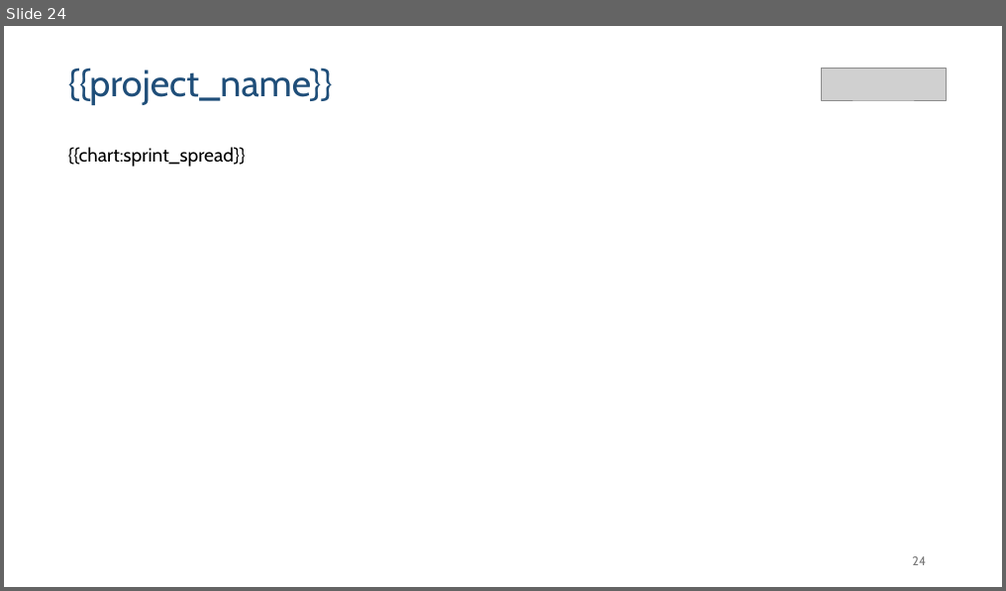
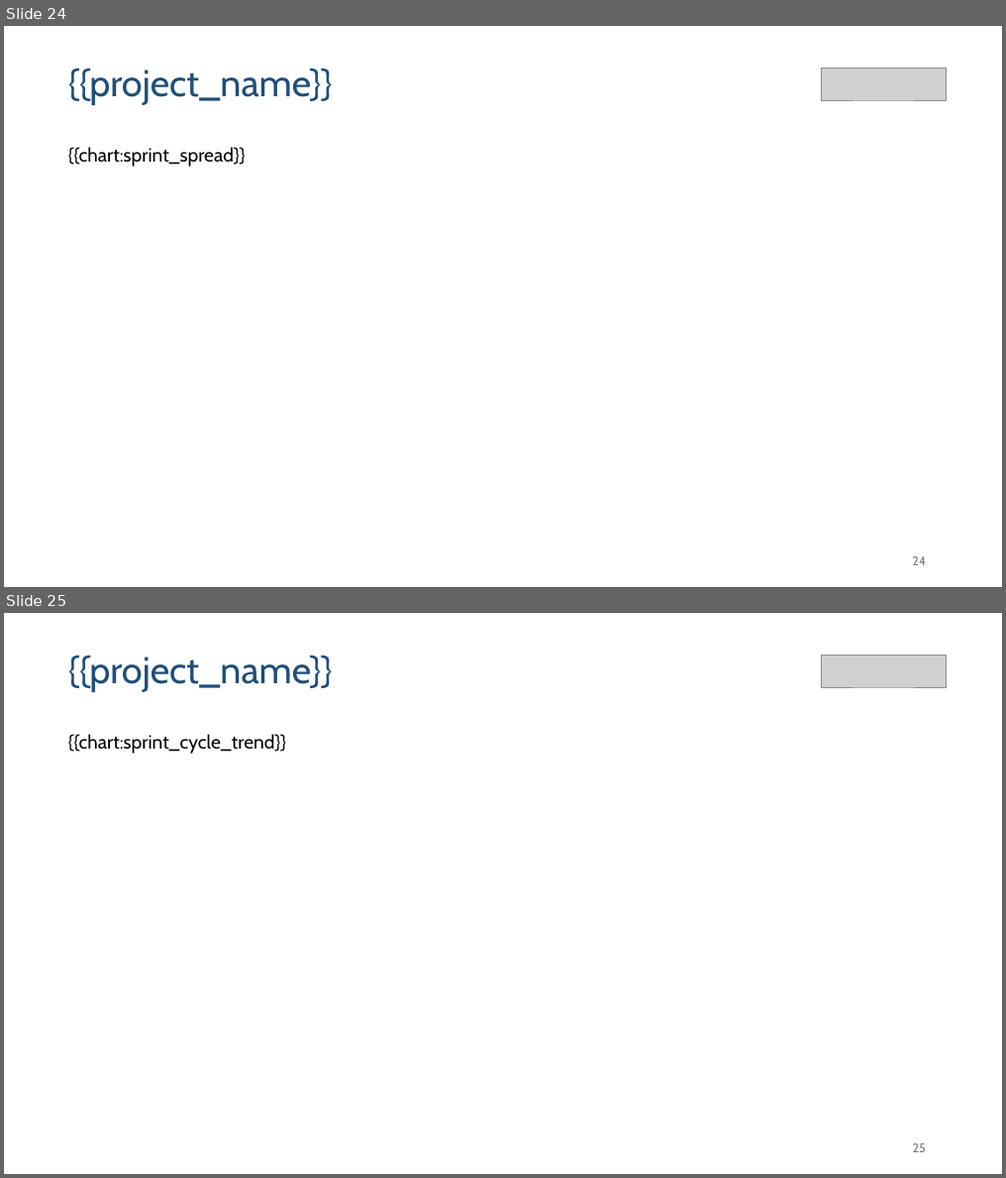
Before and after one commit to gbrieux/coach-jira, a slide deck: skills/jira-report/scaffold/template.pptx. Shown one above the other, each under a label of ours: slide 24 before the commit, slides 24 and 25 after it. The pictures are 1006x591 and 1006x1178 pixels, drawn with LibreOffice and Linux fonts; fonts in the diff are those of the drawing; grey boxes stand for pictures. Boxes give left, top, right and bottom in pixels: in the first picture for what was removed or moved away, otherwise in the second. Text is boxed around its words. In the diff, an @@ line names an element or a change of style, - is before the commit and + after.

Commit message:
feat: Enhance JIRA report generation with new sprint cycle metrics
- Updated PPT generation to include project key in output filename for better file management.
- Added new metrics for sprint cycle time and trend, providing insights into lead times for user stories.
- Implemented logic to calculate cycle time based on entry into sprint and completion status.
- Enhanced rendering of slides to accommodate new metrics, ensuring clear visualization of data.
- Updated tests to cover new functionality and ensure accuracy of cycle time calculations.
- Modified existing documentation to reflect changes in metrics and output formats.

```diff
--- a/skills/jira-report/scaffold/template.pptx
+++ b/skills/jira-report/scaffold/template.pptx
@@ slide 25 added at (4,613,1002,1174), background #FFFFFF @@
@@ text added at (68,655,333,692), 36 pt, text #1F4E79 @@
+{{project_name}}
@@ picture added at (821,655,945,688) @@
@@ text added at (68,734,286,754), 18.3 pt, text #000000 @@
+{{chart:sprint_cycle_trend}}
@@ text added at (913,1144,926,1153), 12 pt, text #797979 @@
+25
```
Also in this commit, not shown: 6 slides changed, 12 other files.
